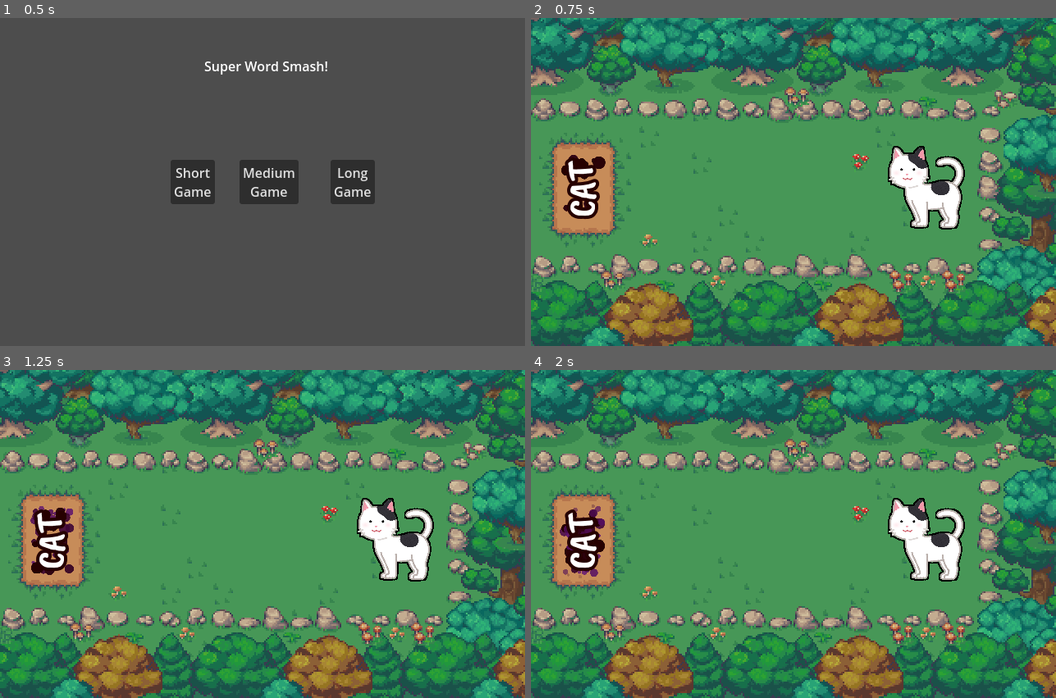
Above: before the commit, frames 1-4 (two rows, left to right).
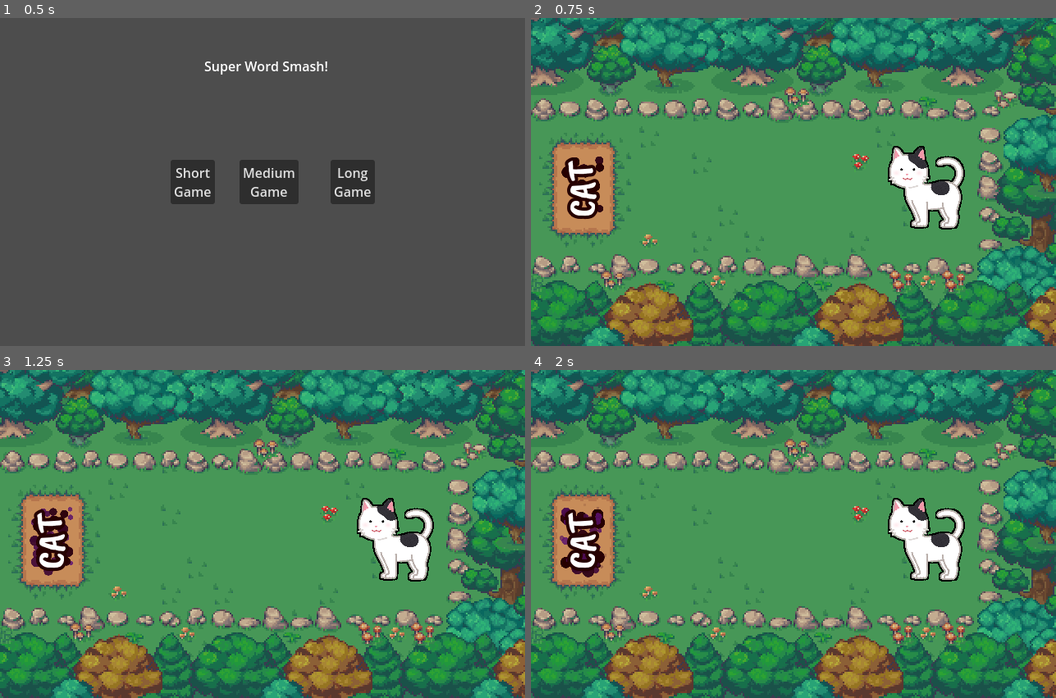
Above: after the commit, the same moments.

Repository: ozbonus/super_word_smash
Game: Godot game, scene res://GameManager.tscn
Two runs of this game, one before a commit and one after it. Both use one fixed random seed, a clock stepped at 60 frames per second and the inputs below.
Inputs:
- Up to frame 1 (0.5 s): no input
- Up to frame 2 (0.75 s): click "Short Game" at 0.5 s
- Up to frame 3 (1.25 s): no input
- Up to frame 4 (2 s): no input

Frame 1 is identical in both runs. In frame 2, 0.2% of the frame differs, in the area x 5-15%, y 41-60%; in frame 3, 0.5%; in frame 4, 0.6%, in the area x 5-15%, y 41-64%.

Commit message:
Explicitly await.

Diff:
--- a/game_manager.gd
+++ b/game_manager.gd
@@ -42,7 +42,7 @@
 
 
 func _load_title_screen() -> void:
-	_clear_current_level()
+	await _clear_current_level()
 	current_level_instance = title_screen.instantiate()
 	level.add_child(current_level_instance)
 	var title_screen_instance := current_level_instance as TitleScreen
@@ -51,7 +51,7 @@
 
 
 func _load_score_screen() -> void:
-	_clear_current_level()
+	await _clear_current_level()
 	current_level_instance = summary_screen.instantiate()
 	level.add_child(current_level_instance)
 	var instance := current_level_instance as ScoreScreen
@@ -60,7 +60,7 @@
 
 
 func load_level(index: int):
-	_clear_current_level()
+	await _clear_current_level()
 	current_level_instance = levels[index].instantiate()
 	level.add_child(current_level_instance)
 	var game_level_instance := current_level_instance as GameLevel
@@ -100,7 +100,7 @@
 	await _transition_out()
 	game_over_message.visible = false
 	_load_score_screen()
-	_transition_in()
+	await _transition_in()
 
 
 func handle_success() -> void:
